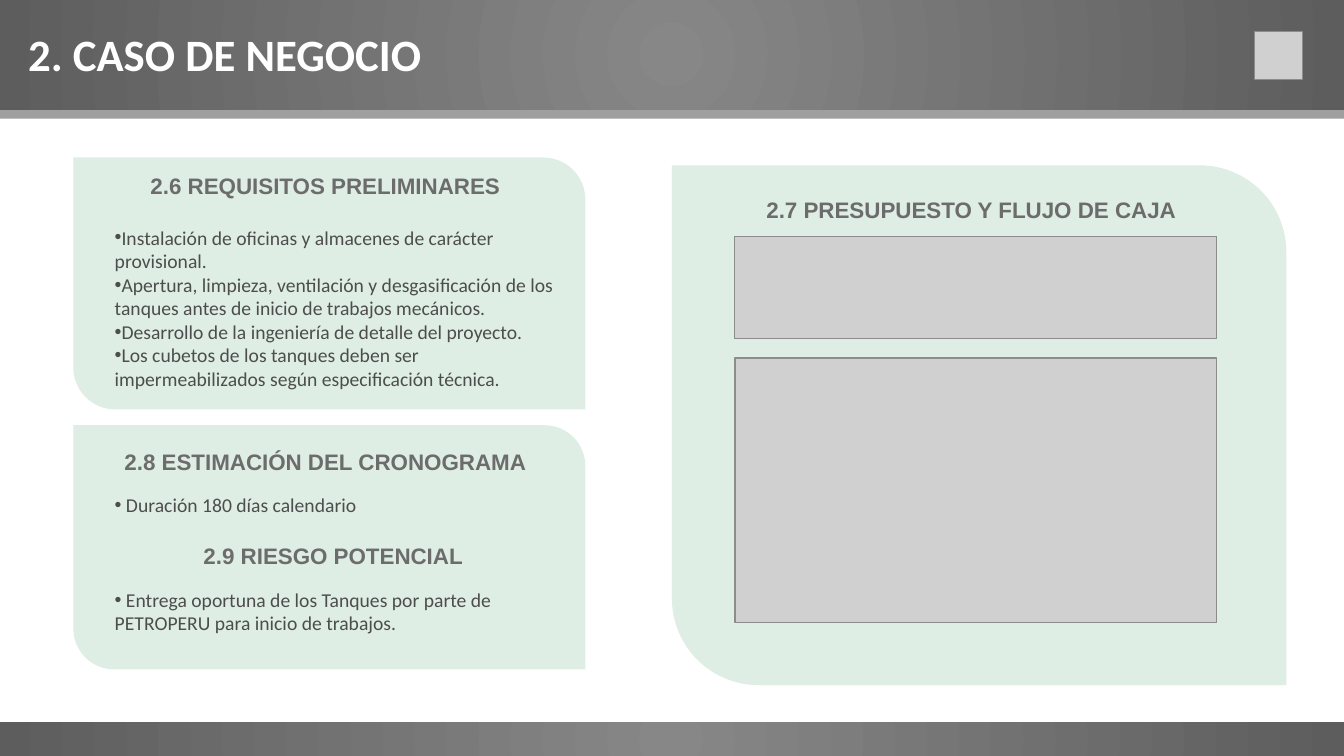
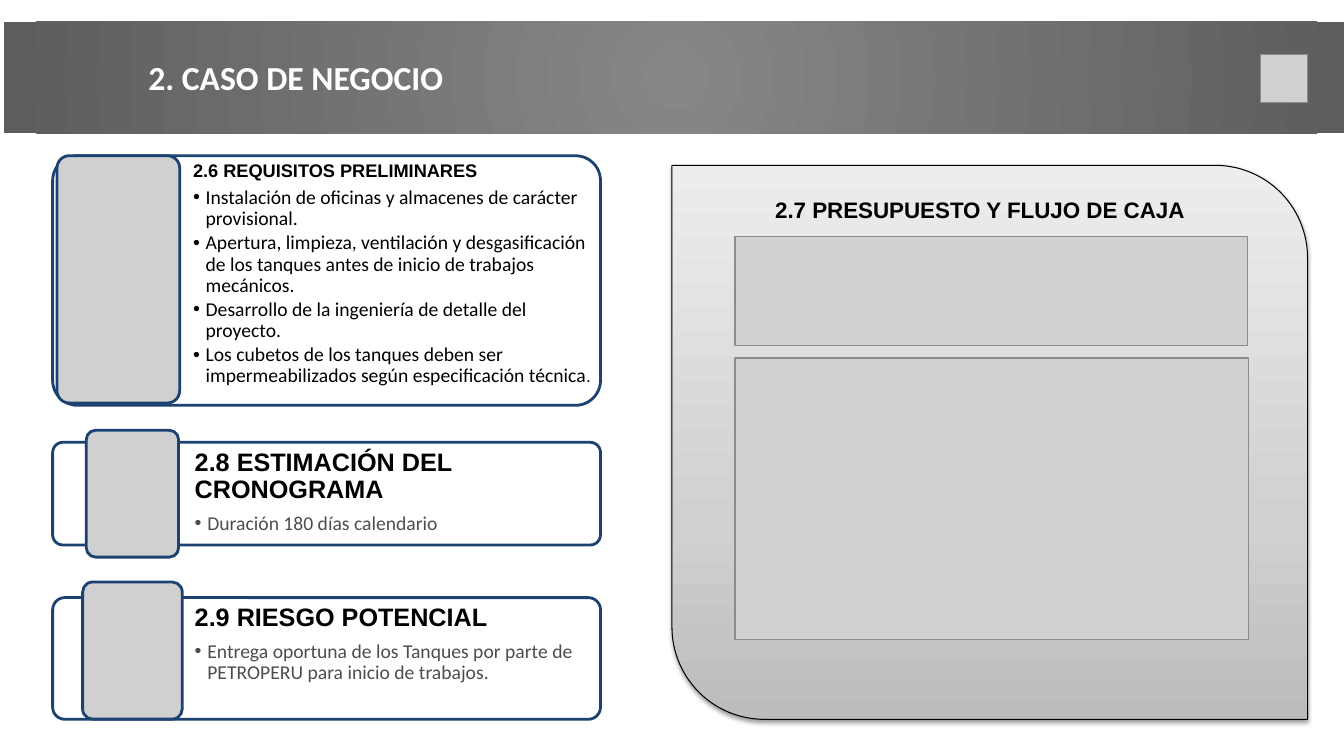
Before and after one commit to apizarro2012/p2018Domos, a slide deck: slide 7 of PDomos-PresentacionV1.0.pptx. Drawn at 1344x756 pixels with LibreOffice and Linux fonts; fonts in the diff are those of the drawing; grey boxes stand for pictures. Boxes give left, top, right and bottom in pixels: in the first picture for what was removed or moved away, otherwise in the second. Text is boxed around its words. In the diff, an @@ line names an element or a change of style, - is before the commit and + after.

```diff
--- a/PDomos-PresentacionV1.0.pptx
+++ b/PDomos-PresentacionV1.0.pptx
@@ rectangle removed at [0,0,1344,111] @@
@@ rectangle "2. CASO DE NEGOCIO": place and size @@
-rectangle "2. CASO DE NEGOCIO" at [28,41,422,72]
+rectangle "2. CASO DE NEGOCIO" at [4,21,1344,133]
@@ rectangle "2. CASO DE NEGOCIO" at [4,21,1344,133]: size 32 to 24 pt; vertical alignment top to middle; fill none to gradient #878787 to #5D5D5D @@
@@ picture: place and size @@
-picture at [1255,31,1303,79]
+picture at [1260,54,1308,102]
@@ rectangle removed at [0,110,1344,118] @@
@@ round diag rect removed at [74,157,586,409] @@
@@ text removed at [150,178,500,199] @@
-  2.6 REQUISITOS PRELIMINARES
@@ text "2.6 REQUISITOS PRELIMINARES": place and size @@
-text "2.6 REQUISITOS PRELIMINARES" at [115,231,553,390]
+text "2.6 REQUISITOS PRELIMINARES" at [193,164,586,386]
@@ text at [193,164,477,181]: paragraph added @@
+2.6 REQUISITOS PRELIMINARES
@@ round diag rect: place and size @@
-round diag rect at [671,165,1286,686]
+round diag rect at [671,165,1307,720]
@@ round diag rect at [671,165,1307,720]: fill #DEEEE4 to gradient #BDBDBD to #D1D1D1 to #EEEEEE; outline none to #000000 0.75 pt; shadow on @@
@@ text at [206,190,586,386]: text colour #4D4D4D to #000000; size 14 to 12 pt in "técnica."; bullet • to ••; list level 1 to 2 in "Instalación de oficinas y almacenes ..."; line spacing 1 to 0.9; list level 1 to 2 in "Apertura, limpieza, ventilación y desgasificación ..."; list level 1 to 2 in "Desarrollo de la ingeniería de ..."; list level 1 to 2 in "Los cubetos de los tanques ..." @@
@@ text "2.7 PRESUPUESTO Y FLUJO DE ..." at [775,202,1185,219]: text colour #6C6C6C to #000000 @@
@@ picture: place and size @@
-picture at [735,236,1216,339]
+picture at [735,236,1248,345]
@@ picture: place and size @@
-picture at [735,358,1216,622]
+picture at [735,358,1248,639]
@@ round diag rect removed at [74,425,586,669] @@
@@ text "2.8 ESTIMACIÓN DEL CRONOGRAMA": place and size @@
-text "2.8 ESTIMACIÓN DEL CRONOGRAMA" at [124,452,526,470]
+text "2.8 ESTIMACIÓN DEL CRONOGRAMA" at [195,451,452,530]
@@ text at [195,451,452,499]: size 16 to 18 pt, text colour #6C6C6C to #000000 in "2.8 ESTIMACIÓN DEL CRONOGRAMA"; alignment centre to left; list level 2 to 1 in "2.8 ESTIMACIÓN DEL CRONOGRAMA"; line spacing 1 to 0.9 @@
@@ text removed at [126,498,356,512] @@
-• Duración 180 días calendario
@@ text at [207,516,437,530]: paragraph added @@
+  •• Duración 180 días calendario
@@ text removed at [203,548,463,564] @@
-  2.9 RIESGO POTENCIAL
@@ group added at [52,156,600,720]: 3 rounded rectangles, 3 pictures @@
@@ text "2.9 RIESGO POTENCIAL": place and size @@
-text "2.9 RIESGO POTENCIAL" at [115,593,491,634]
+text "2.9 RIESGO POTENCIAL" at [195,608,572,683]
@@ text at [195,608,487,627]: paragraph added @@
+2.9 RIESGO POTENCIAL
@@ text at [207,644,572,683]: bullet • to ••; list level 1 to 2 in "Entrega oportuna de los Tanques ..."; line spacing 1 to 0.9 @@
@@ rectangle removed at [0,723,1344,756] @@
```
Also in this commit, not shown: 9 other slides changed.
